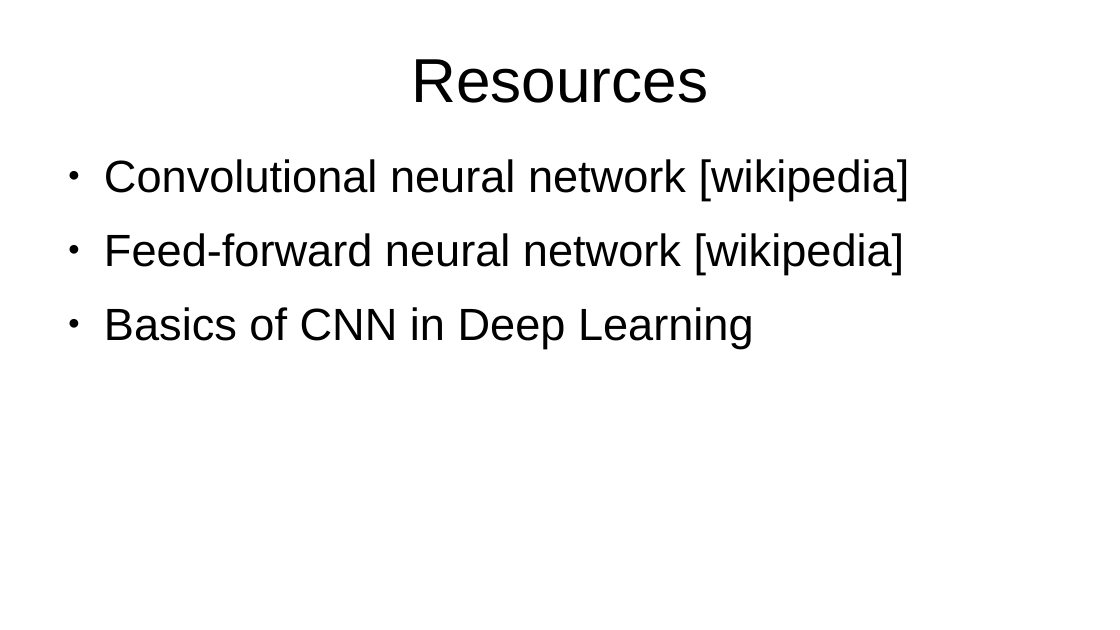
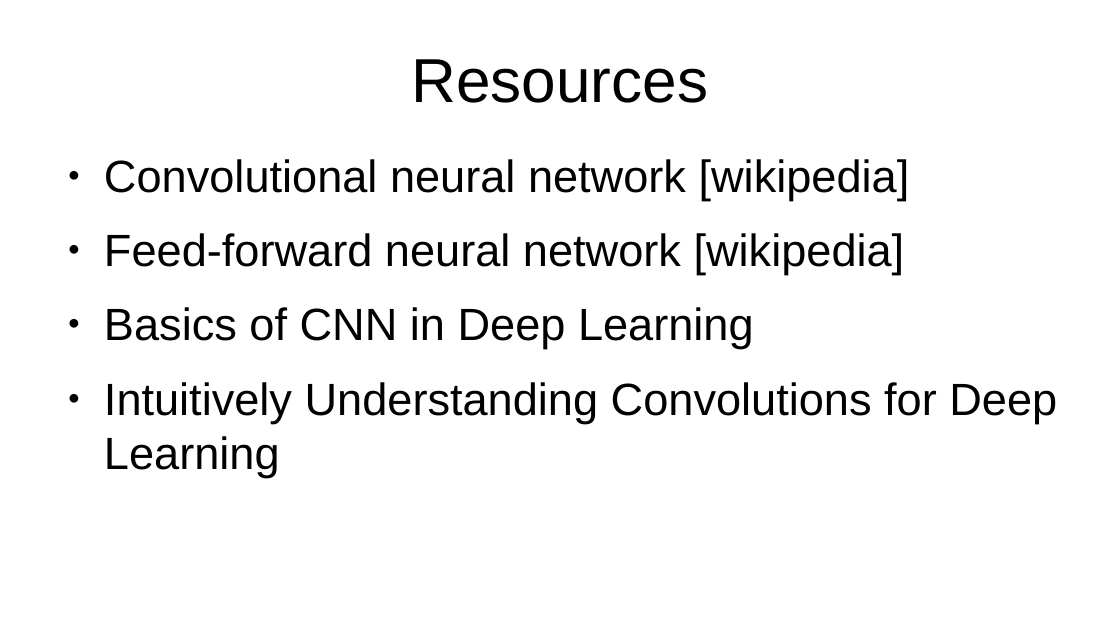
Before and after one commit to MoatasemGamal/ConvNN, a slide deck: slide 12 of CNN.odp (slide 5 before the commit). Drawn at 1120x630 pixels with LibreOffice and Linux fonts; fonts in the diff are those of the drawing. Boxes give left, top, right and bottom in pixels: in the first picture for what was removed or moved away, otherwise in the second. Text is boxed around its words. In the diff, an @@ line names an element or a change of style, - is before the commit and + after.

```diff
--- a/CNN.odp
+++ b/CNN.odp
@@ text at box(104, 382, 1057, 477): paragraph added @@
+● Intuitively Understanding Convolutions for Deep Learning
```
Also in this commit, not shown: 7 slides added, 4 other files.
